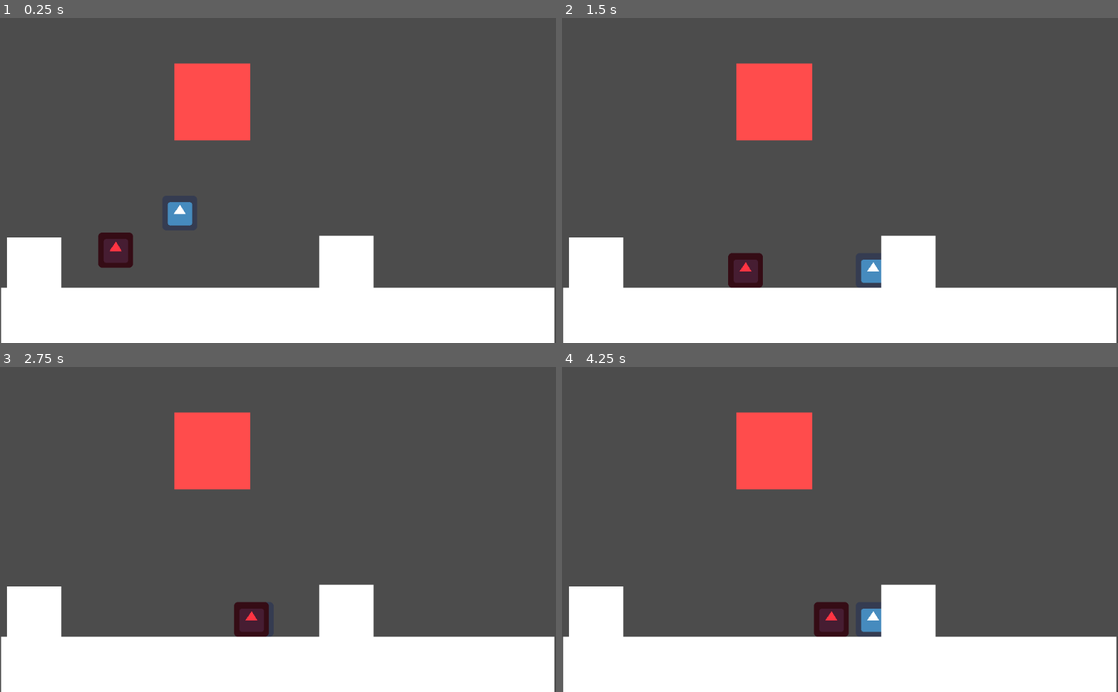
Above: before the commit, frames 1-4 (two rows, left to right).
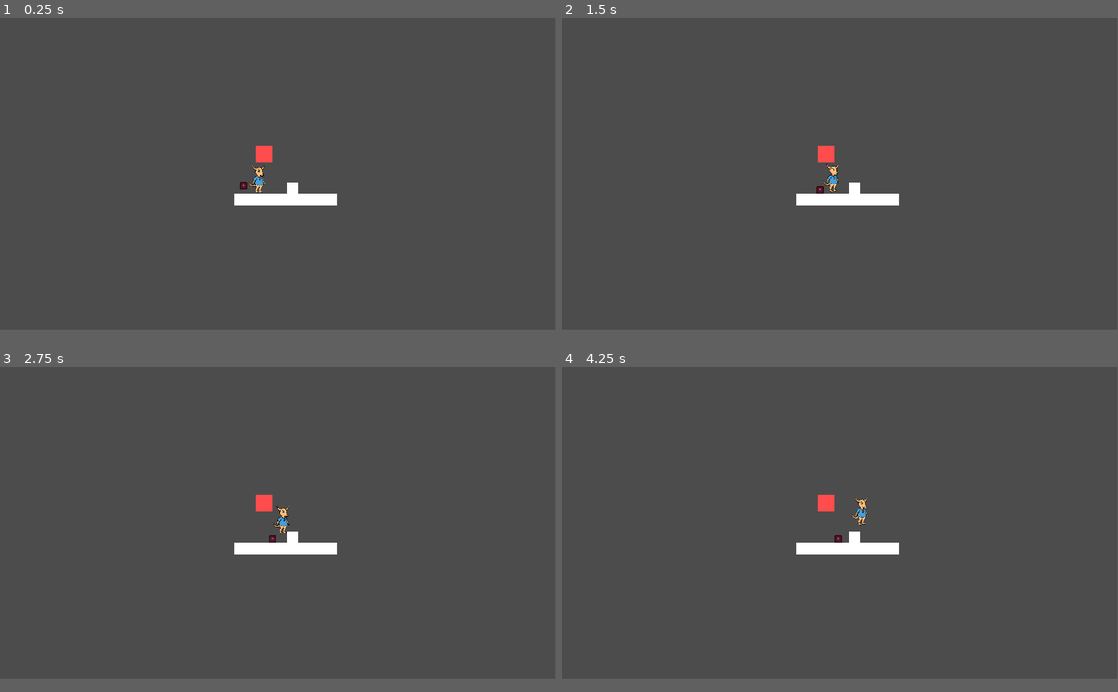
Above: after the commit, the same moments.

Repository: TapioVV/PlatformeriYkosille
Game: Godot game, scene res://Scenes/Game.tscn
Same seed, same stepped clock (60 frames per second), same inputs: the game is played once before the commit and once after it. The project has no main scene, so this scene is started directly. The engine's default icon, where the game draws it, is replaced by a stand-in: a white triangle on a blue panel in a dark square.
Inputs:
- Up to frame 1 (0.25 s): no input
- Up to frame 2 (1.5 s): hold Right (Right) from 0.53 s (still down); tap M (Damage, bound only after the commit) at 0.6 s; tap Space (Jump) at 0.77 s; tap X (Attack) at 1.35 s
- Up to frame 3 (2.75 s): tap Space (Jump) at 1.52 s; tap M (Damage, bound only after the commit) at 1.55, 2.1 s; release Right (Right) at 2.03 s; hold Left (Left) from 2.03 s (still down)
- Up to frame 4 (4.25 s): release Left (Left) at 2.78 s; hold Right (Right) from 2.78 s (still down); tap M (Damage, bound only after the commit) at 2.85, 3.8 s; tap Space (Jump) at 3.02, 3.77 s; tap X (Attack) at 3.6 s
In our replay, the window is 800x468 before the commit and 799x449 after it. These sizes can differ from the game's own. Grey fills any space a smaller window leaves; there, only what the larger window draws over its background counts as a difference.

The runs differ from the first frame. In frame 1, 22% of the frame differs, in the area x 0-100%, y 0-100%; in frame 2, 21%; in frame 3, 21%; in frame 4, 21%.

Commit message:
Donesomething

Diff:
--- a/Scenes/Game.tscn
+++ b/Scenes/Game.tscn
@@ -19,11 +19,13 @@
 position = Vector2( 188, 410.889 )
 
 [node name="WhiteBlock" parent="." instance=ExtResource( 2 )]
-position = Vector2( 511.5, 542.254 )
-scale = Vector2( 509.5, 50 )
+position = Vector2( 578, 542.254 )
+scale = Vector2( 443, 50 )
 
 [node name="WhiteBlock2" parent="." instance=ExtResource( 2 )]
 position = Vector2( 638, 447.434 )
 
-[node name="WhiteBlock3" parent="." instance=ExtResource( 2 )]
-position = Vector2( 63, 450.397 )
+[node name="Camera2D" type="Camera2D" parent="."]
+position = Vector2( 508, 321.994 )
+current = true
+zoom = Vector2( 2.5, 2.5 )
--- a/Scenes/Goomba.tscn
+++ b/Scenes/Goomba.tscn
@@ -56,6 +56,8 @@
 position = Vector2( -35, 0 )
 shape = SubResource( 2 )
 
+[node name="HitBox" type="Area2D" parent="."]
+
 [connection signal="body_entered" from="RightWallChecker" to="." method="_on_RightWallChecker_body_entered"]
 [connection signal="body_entered" from="LeftWallChecker" to="." method="_on_LeftWallChecker_body_entered"]
 [connection signal="body_exited" from="RightGroundChecker" to="." method="_on_RightGroundChecker_body_exited"]
--- a/Scenes/PlayerCharecter.tscn
+++ b/Scenes/PlayerCharecter.tscn
@@ -1,11 +1,11 @@
 [gd_scene load_steps=6 format=2]
 
-[ext_resource path="res://Sprites/icon.png" type="Texture" id=1]
+[ext_resource path="res://Sprites/Aardvark/aardvark_idle.png" type="Texture" id=1]
 [ext_resource path="res://Scripts/TongueArea.gd" type="Script" id=2]
 [ext_resource path="res://Scripts/Player.gd" type="Script" id=3]
 
 [sub_resource type="RectangleShape2D" id=1]
-extents = Vector2( 15, 32 )
+extents = Vector2( 37.9436, 110 )
 
 [sub_resource type="RayShape2D" id=5]
 length = 68.5
@@ -26,7 +26,7 @@
 texture = ExtResource( 1 )
 
 [node name="CollisionShape2D" type="CollisionShape2D" parent="."]
-position = Vector2( -6.10352e-05, -6.10948e-05 )
+position = Vector2( 10.0563, 3.99994 )
 shape = SubResource( 1 )
 
 [node name="JumpTimer" type="Timer" parent="."]
--- a/Scripts/Player.gd
+++ b/Scripts/Player.gd
@@ -55,5 +55,8 @@
 
 
 func _physics_process(_delta):
+	if Input.is_action_just_pressed("Damage"):
+		change_state("damaged")
+
 	velocity.y = clamp(velocity.y, -1000, 600)
 	move_and_slide(velocity, Vector2.UP)
--- a/Scripts/StateMachine.gd
+++ b/Scripts/StateMachine.gd
@@ -12,6 +12,7 @@
 		"fall": FallState,
 		"groundattack": GroundAttackState,
 		"airattack": AirAttackState,
+		"damaged": DamagedState
 	}
 
 
--- /dev/null
+++ b/Scripts/States/DamagedState.gd
@@ -0,0 +1,7 @@
+extends PlayerState
+
+class_name DamagedState
+
+func _ready():
+	player.velocity.y = -50
+	pass
--- a/Scripts/States/RunState.gd
+++ b/Scripts/States/RunState.gd
@@ -14,10 +14,10 @@
 
 	if player.inputVector == 1:
 		player.emit_signal("looked_right")
-		sprite.flip_v = false
+		sprite.flip_h = false
 	if player.inputVector == -1:
 		player.emit_signal("looked_left")
-		sprite.flip_v = true
+		sprite.flip_h = true
 
 	if player.velocity.x == 0:
 		change_state.call_func("idle")
--- a/project.godot
+++ b/project.godot
@@ -13,6 +13,11 @@
 "class": "AirAttackState",
 "language": "GDScript",
 "path": "res://Scripts/States/AirAttackState.gd"
+}, {
+"base": "PlayerState",
+"class": "DamagedState",
+"language": "GDScript",
+"path": "res://Scripts/States/DamagedState.gd"
 }, {
 "base": "PlayerState",
 "class": "FallState",
@@ -56,6 +61,7 @@
 } ]
 _global_script_class_icons={
 "AirAttackState": "",
+"DamagedState": "",
 "FallState": "",
 "GroundAttackState": "",
 "IdleState": "",
@@ -70,6 +76,12 @@
 
 config/name="Platformer"
 config/icon="res://Sprites/icon.png"
+
+[display]
+
+window/size/width=1920
+window/size/height=1080
+window/size/fullscreen=true
 
 [gui]
 
@@ -114,6 +126,11 @@
 , Object(InputEventKey,"resource_local_to_scene":false,"resource_name":"","device":0,"alt":false,"shift":false,"control":false,"meta":false,"command":false,"pressed":false,"scancode":75,"physical_scancode":0,"unicode":0,"echo":false,"script":null)
  ]
 }
+Damage={
+"deadzone": 0.5,
+"events": [ Object(InputEventKey,"resource_local_to_scene":false,"resource_name":"","device":0,"alt":false,"shift":false,"control":false,"meta":false,"command":false,"pressed":false,"scancode":77,"physical_scancode":0,"unicode":0,"echo":false,"script":null)
+ ]
+}
 
 [physics]
 
Binary file added: Sprites/Aardvark/aardvark_idle.png
Not shown, added: Sprites/Aardvark/aardvark_idle.png.import
Binary file added: Sprites/Aardvark/aardvark_walk.png
Not shown, added: Sprites/Aardvark/aardvark_walk.png.import
Not shown, added: export_presets.cfg
